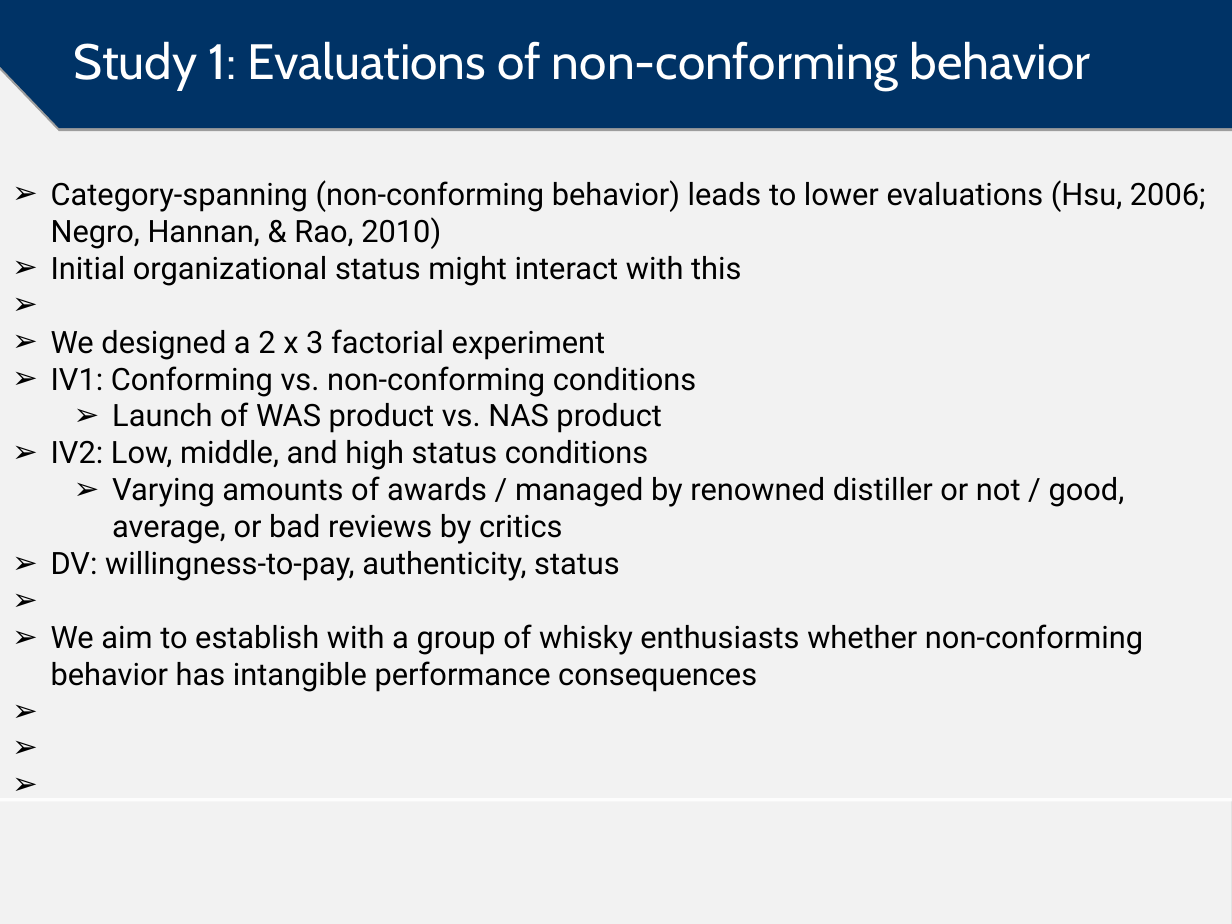
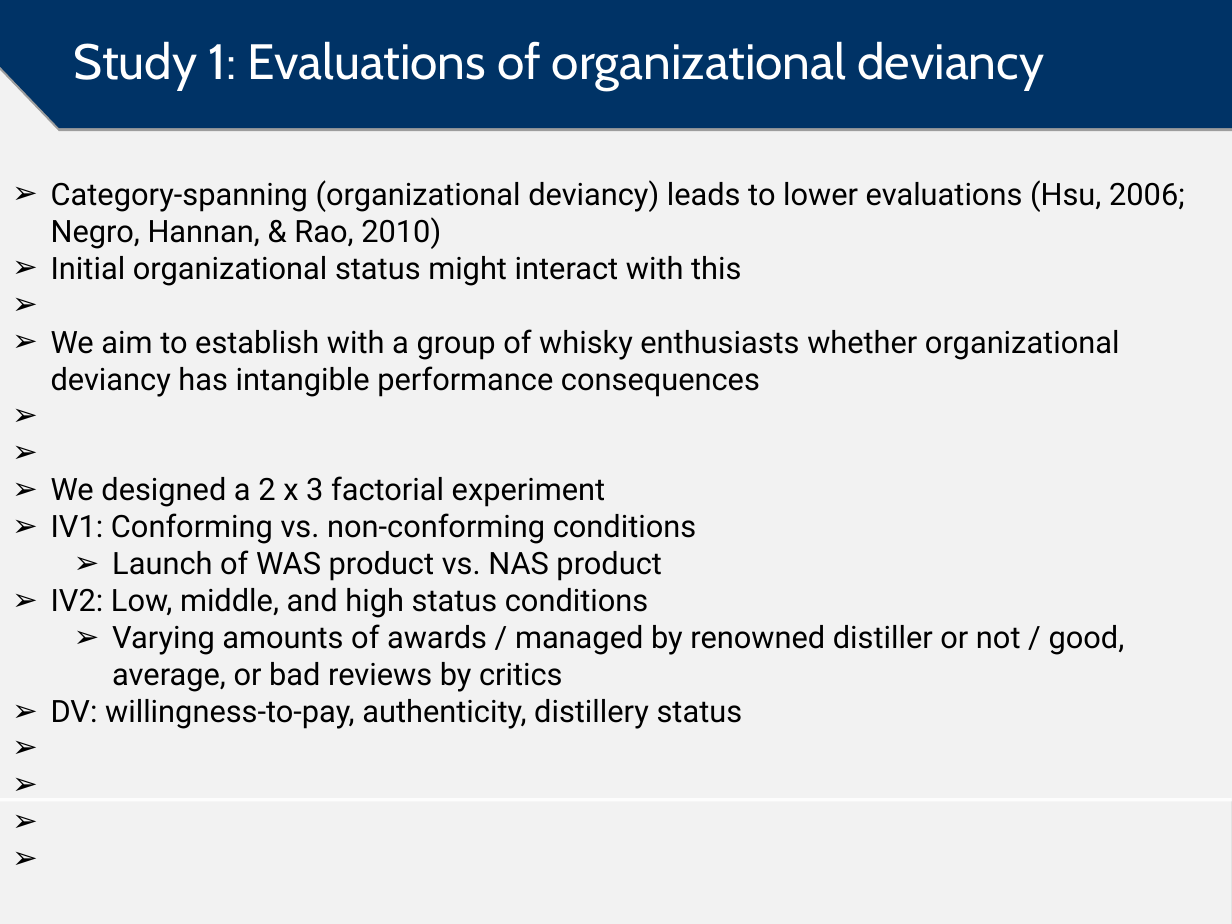
Before and after one commit to mzelst/talks, a slide deck: slide 7 of 2017/20171108 JFF_TilburgUni/20171108 Status shortfalls and non-conformity - An extension in the Scotch whisky industry.odp (slide 6 before the commit). Drawn at 1232x924 pixels with LibreOffice and Linux fonts; fonts in the diff are those of the drawing; background and template pictures are left out. Boxes give left, top, right and bottom in pixels: in the first picture for what was removed or moved away, otherwise in the second. Text is boxed around its words. In the diff, an @@ line names an element or a change of style, - is before the commit and + after.

```diff
--- a/2017/20171108 JFF_TilburgUni/20171108 Status shortfalls and non-conformity - An extension in the Scotch whisky industry.odp
+++ b/2017/20171108 JFF_TilburgUni/20171108 Status shortfalls and non-conformity - An extension in the Scotch whisky industry.odp
@@ title at box(74, 41, 1044, 90): text changed @@
-Study 1: Evaluations of non-conforming behavior
+Study 1: Evaluations of organizational deviancy
@@ text at box(51, 180, 1185, 249): text changed @@
-➢ Category-spanning (non-conforming behavior) leads to lower evaluations (Hsu, 2006; Negro, Hannan, & Rao, 2010)
+➢ Category-spanning (organizational deviancy) leads to lower evaluations (Hsu, 2006; Negro, Hannan, & Rao, 2010)
@@ text at box(51, 329, 1120, 397): paragraph added @@
+➢ We aim to establish with a group of whisky enthusiasts whether organizational deviancy has intangible performance consequences
@@ text at box(51, 699, 743, 729): text changed @@
-➢ DV: willingness-to-pay, authenticity, status
-➢ We aim to establish with a group of whisky enthusiasts whether non-conforming behavior has intangible performance consequences
+➢ DV: willingness-to-pay, authenticity, distillery status
```
Also in this commit, not shown: 5 other slides changed, 6 slides added, 2 other files.
